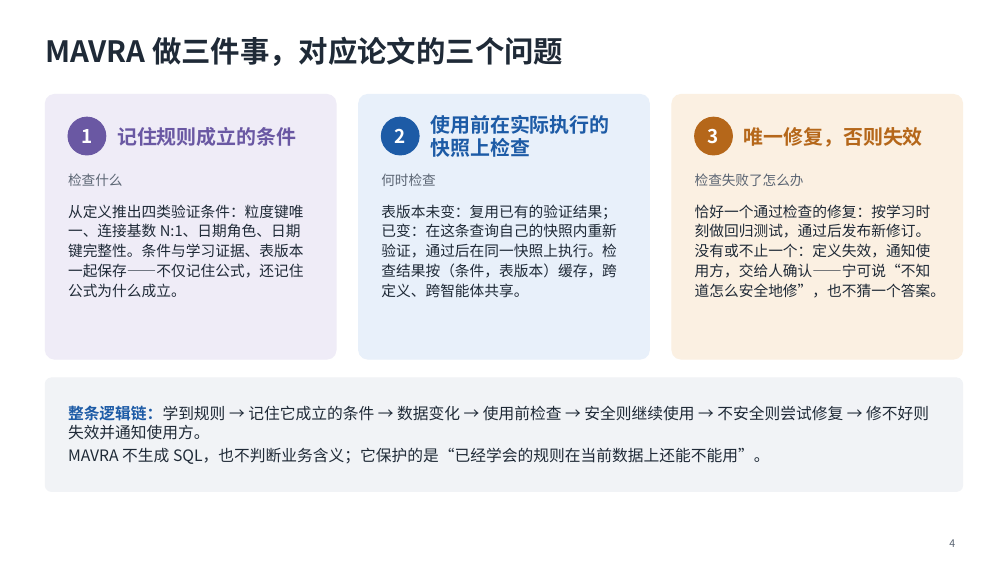
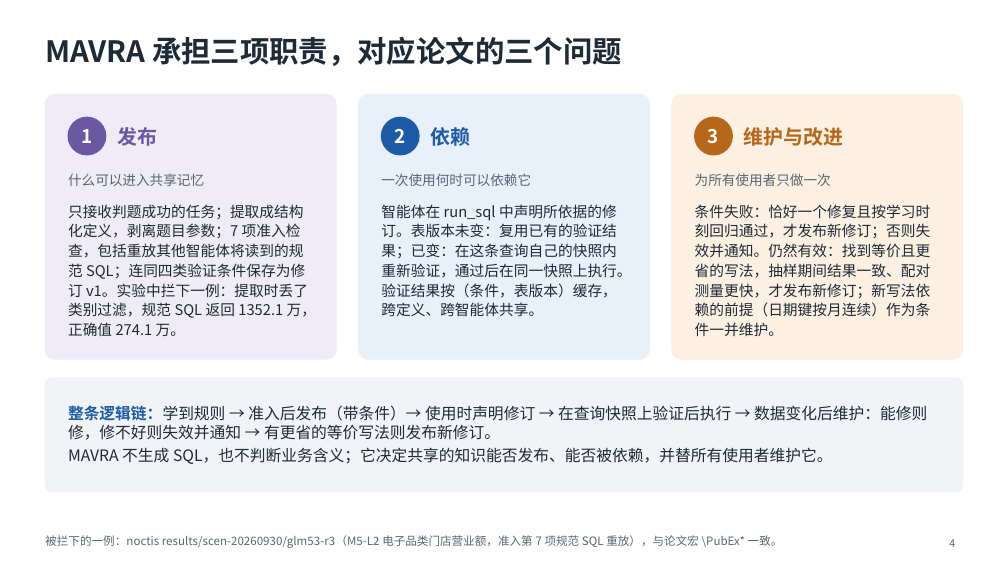
Before and after one commit to mmmttt000045/agent4db-adapter, a slide deck: slide 4 of docs/mavra-system.pptx. Drawn at 1008x567 pixels with LibreOffice and Linux fonts; fonts in the diff are those of the drawing. Boxes give left, top, right and bottom in pixels: in the first picture for what was removed or moved away, otherwise in the second. Text is boxed around its words. In the diff, an @@ line names an element or a change of style, - is before the commit and + after.

```diff
--- a/docs/mavra-system.pptx
+++ b/docs/mavra-system.pptx
@@ title at (x1=45, y1=36, x2=622, y2=66): text changed @@
-MAVRA 做三件事，对应论文的三个问题
+MAVRA 承担三项职责，对应论文的三个问题
@@ text at (x1=117, y1=127, x2=157, y2=146): text changed @@
-记住规则成立的条件
+发布
@@ text at (x1=430, y1=127, x2=470, y2=146): text changed @@
-使用前在实际执行的快照上检查
+依赖
@@ text at (x1=744, y1=127, x2=844, y2=146): text changed @@
-唯一修复，否则失效
+维护与改进
@@ text at (x1=68, y1=173, x2=204, y2=186): text changed @@
-检查什么
+什么可以进入共享记忆
@@ text at (x1=381, y1=173, x2=531, y2=186): text changed @@
-何时检查
+一次使用何时可以依赖它
@@ text at (x1=695, y1=173, x2=831, y2=186): text changed @@
-检查失败了怎么办
+为所有使用者只做一次
@@ text at (x1=68, y1=204, x2=316, y2=336): text changed @@
-从定义推出四类验证条件：粒度键唯一、连接基数 N:1、日期角色、日期键完整性。条件与学习证据、表版本一起保存——不仅记住公式，还记住公式为什么成立。
+只接收判题成功的任务；提取成结构化定义，剥离题目参数；7 项准入检查，包括重放其他智能体将读到的规范 SQL；连同四类验证条件保存为修订 v1。实验中拦下一例：提取时丢了类别过滤，规范 SQL 返回 1352.1 万，正确值 274.1 万。
@@ text at (x1=381, y1=204, x2=631, y2=317): text changed @@
-表版本未变：复用已有的验证结果；已变：在这条查询自己的快照内重新验证，通过后在同一快照上执行。检查结果按（条件，表版本）缓存，跨定义、跨智能体共享。
+智能体在 run_sql 中声明所依据的修订。表版本未变：复用已有的验证结果；已变：在这条查询自己的快照内重新验证，通过后在同一快照上执行。验证结果按（条件，表版本）缓存，跨定义、跨智能体共享。
@@ text at (x1=695, y1=204, x2=931, y2=336): text changed @@
-恰好一个通过检查的修复：按学习时刻做回归测试，通过后发布新修订。没有或不止一个：定义失效，通知使用方，交给人确认——宁可说“不知道怎么安全地修”，也不猜一个答案。
+条件失败：恰好一个修复且按学习时刻回归通过，才发布新修订；否则失效并通知。仍然有效：找到等价且更省的写法，抽样期间结果一致、配对测量更快，才发布新修订；新写法依赖的前提（日期键按月连续）作为条件一并维护。
@@ text at (x1=68, y1=405, x2=927, y2=464): text changed @@
-整条逻辑链：学到规则 → 记住它成立的条件 → 数据变化 → 使用前检查 → 安全则继续使用 → 不安全则尝试修复 → 修不好则失效并通知使用方。
-MAVRA 不生成 SQL，也不判断业务含义；它保护的是“已经学会的规则在当前数据上还能不能用”。
+整条逻辑链：学到规则 → 准入后发布（带条件）→ 使用时声明修订 → 在查询快照上验证后执行 → 数据变化后维护：能修则修，修不好则失效并通知 → 有更省的等价写法则发布新修订。
+MAVRA 不生成 SQL，也不判断业务含义；它决定共享的知识能否发布、能否被依赖，并替所有使用者维护它。
@@ text added at (x1=45, y1=535, x2=783, y2=548), 11 pt, text #5B6573 @@
+被拦下的一例：noctis results/scen-20260930/glm53-r3（M5-L2 电子品类门店营业额，准入第 7 项规范 SQL 重放），与论文宏 \PubEx* 一致。
```
Also in this commit, not shown: 5 other slides changed, 2 other files.
